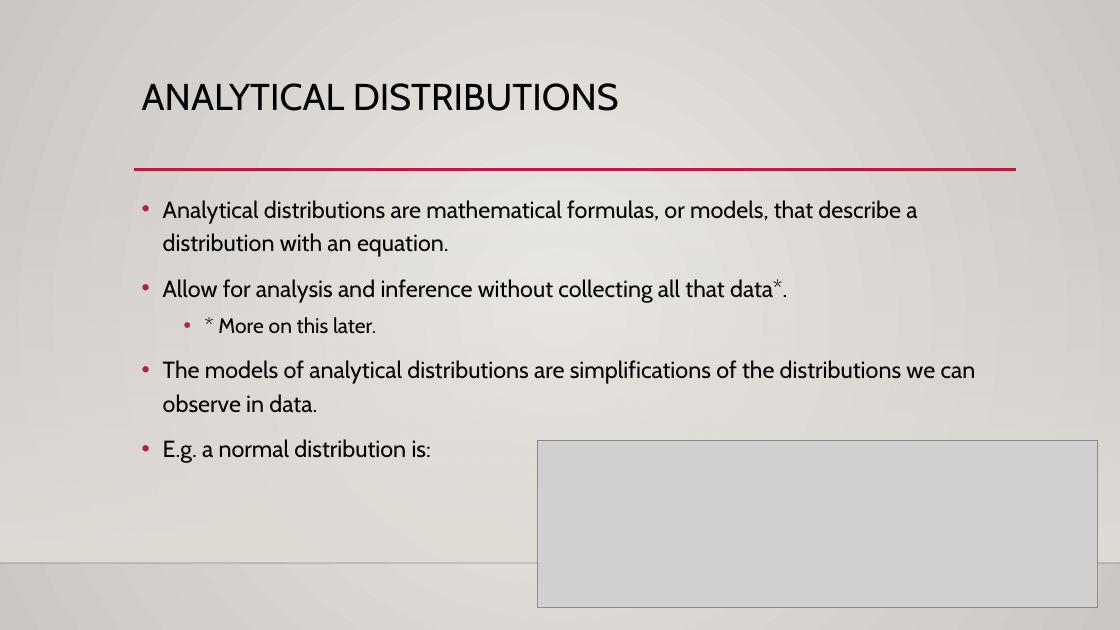
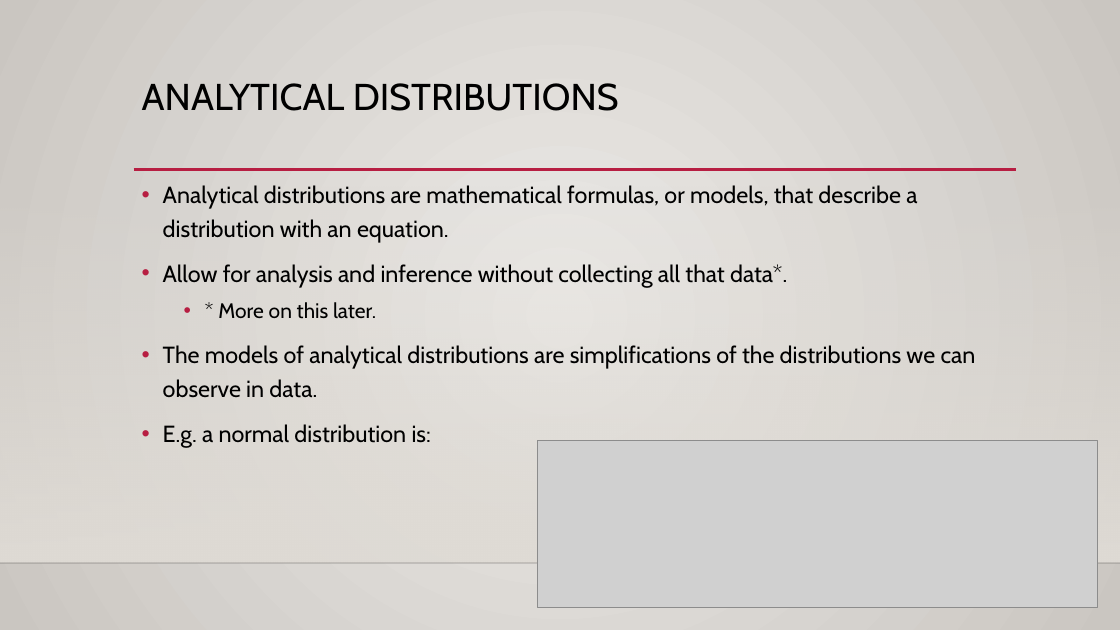
Before and after one commit to SedemSetor/Basic_Stats_in_Python_Student_Repository, a slide deck: slide 5 of reference_material/slides/008_Analytical_Distributions.pptx (slide 3 before the commit). Drawn at 1120x630 pixels with LibreOffice and Linux fonts; fonts in the diff are those of the drawing; grey boxes stand for pictures; background and template pictures are left out. Boxes give left, top, right and bottom in pixels: in the first picture for what was removed or moved away, otherwise in the second. Text is boxed around its words. In the diff, an @@ line names an element or a change of style, - is before the commit and + after.

```diff
--- a/reference_material/slides/008_Analytical_Distributions.pptx
+++ b/reference_material/slides/008_Analytical_Distributions.pptx
@@ text "Analytical distributions are mathematical formulas, ...": place and size @@
-text "Analytical distributions are mathematical formulas, ..." at <box>163,200,976,463</box>
+text "Analytical distributions are mathematical formulas, ..." at <box>163,185,976,448</box>
```
Also in this commit, not shown: 6 other slides changed, 13 slides added, 6 other files.
